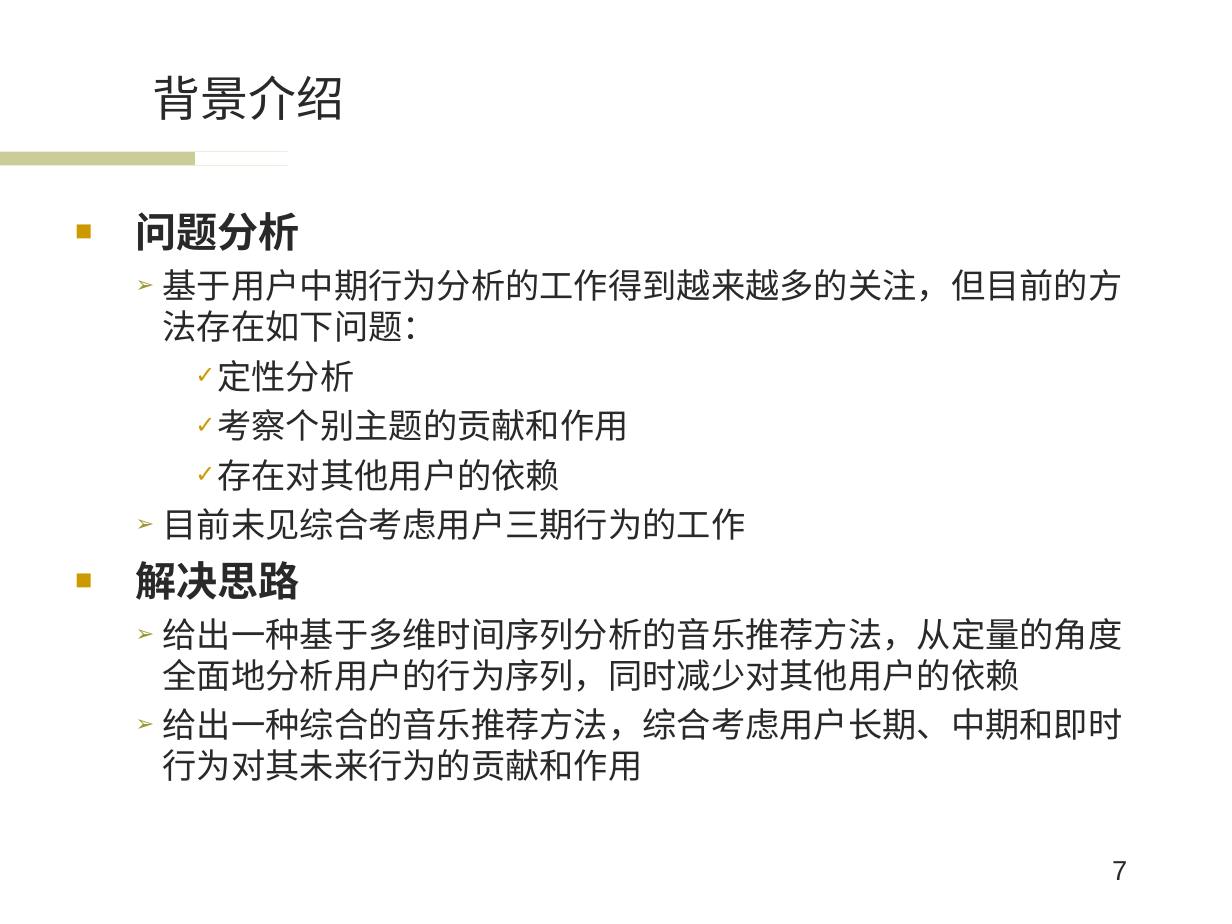
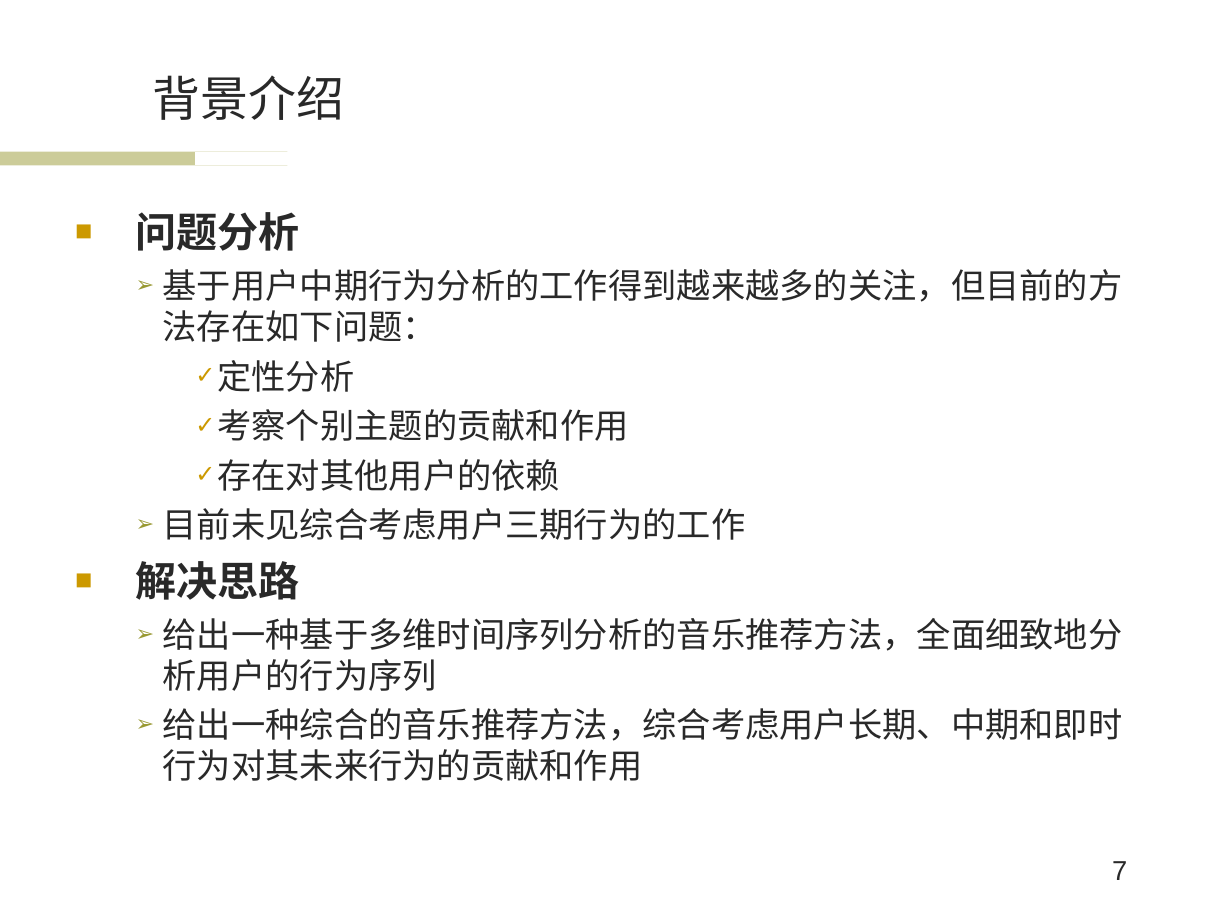
Before and after one commit to wwssttt/NJUThesis, a slide deck: slide 7 of 答辩准备/一种基于时间序列分析的个性化音乐推荐系统及其实现.ppt. Drawn at 1232x924 pixels with LibreOffice and Linux fonts; fonts in the diff are those of the drawing; background and template pictures are left out. Boxes give left, top, right and bottom in pixels: in the first picture for what was removed or moved away, otherwise in the second. Text is boxed around its words. In the diff, an @@ line names an element or a change of style, - is before the commit and + after.

```diff
--- a/答辩准备/一种基于时间序列分析的个性化音乐推荐系统及其实现.ppt
+++ b/答辩准备/一种基于时间序列分析的个性化音乐推荐系统及其实现.ppt
@@ text at [163,618,1123,691]: text changed @@
-  ➢ 给出一种基于多维时间序列分析的音乐推荐方法，从定量的角度全面地分析用户的行为序列，同时减少对其他用户的依赖
+  ➢ 给出一种基于多维时间序列分析的音乐推荐方法，全面细致地分析用户的行为序列
```
Also in this commit, not shown: 5 other slides changed, 3 other files.
